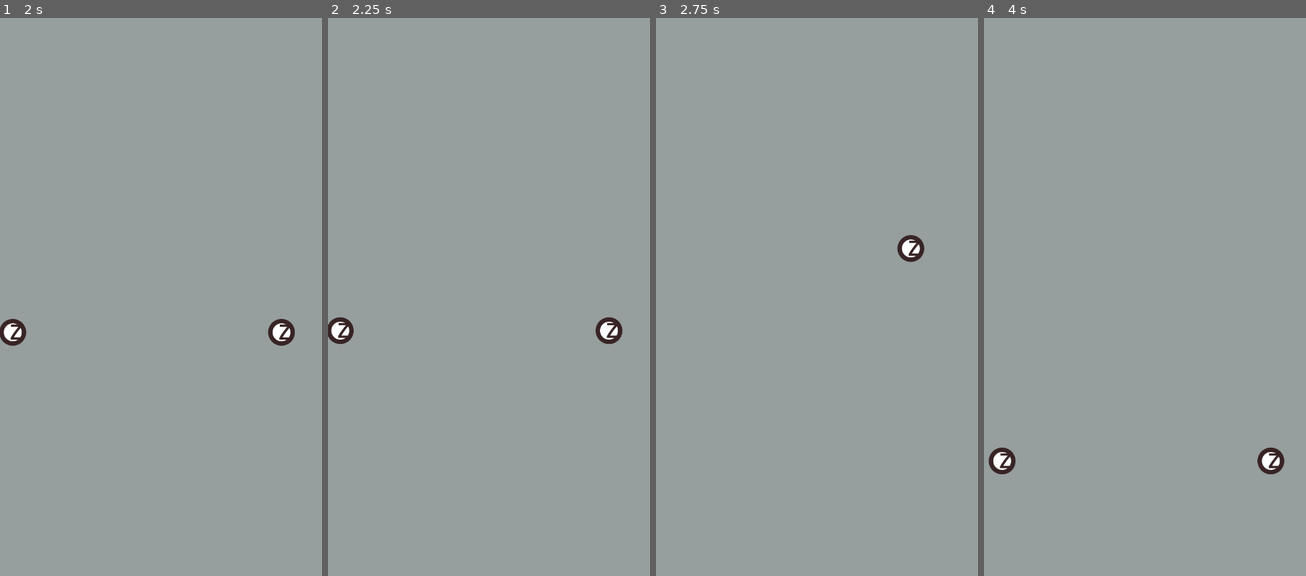
Above: before the commit, frames 1-4 (left to right).
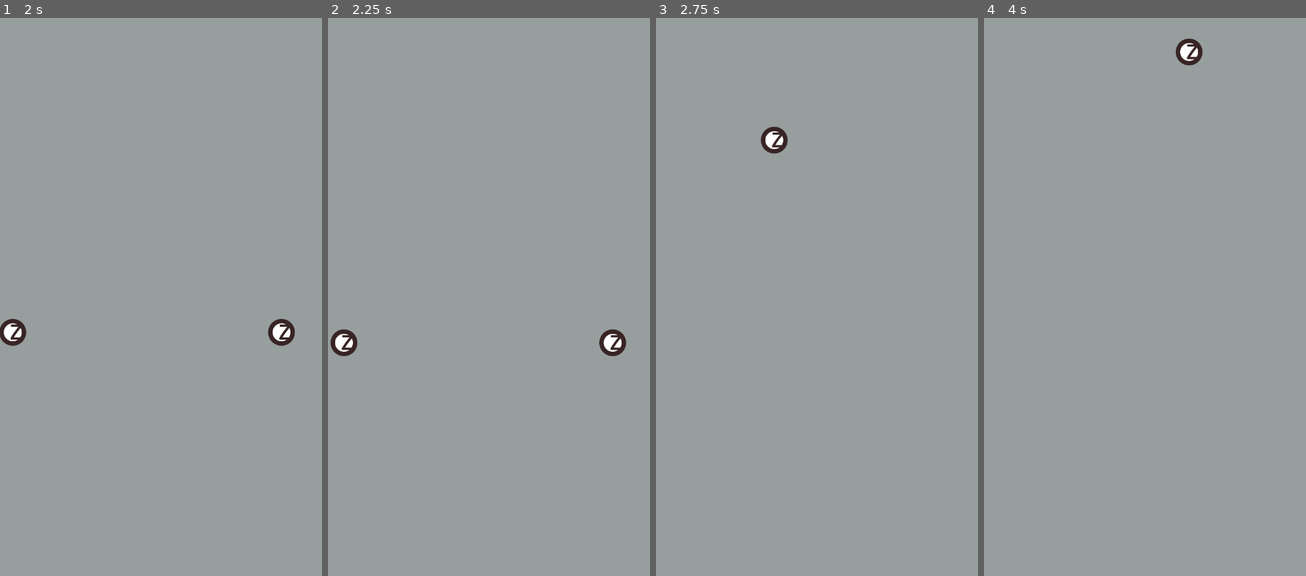
Above: after the commit, the same moments.

Repository: ikhtopod/dotzone-prototype
Game: Godot game, scene res://Maps/MainMenu.tscn
Same seed, same stepped clock (60 frames per second), same inputs: the game is played once before the commit and once after it.
Inputs (mouse positions are in pixels of both pictures, inside the frame that each line leads up to):
- Up to frame 1 (2 s): click "Start" at 0.5 s; tap Enter at 1.25 s; move the mouse to (231, 274) at 1.27 s; click (231, 274) at 1.42 s
- Up to frame 2 (2.25 s): tap Space at 2 s; drag from (424, 330) to (472, 419) at 2.02 s
- Up to frame 3 (2.75 s): no input
- Up to frame 4 (4 s): move the mouse to (1177, 179) at 2.77 s; click (1177, 179) at 2.92 s; drag from (1128, 419) to (1048, 218) at 3.52 s

Frame 1 is identical in both runs. In frame 2, 0.9% of the frame differs, in the area x 0-93%, y 53-61%; in frame 3, 0.6%; in frame 4, 0.9%, in the area x 1-94%, y 3-82%.

Commit message:
inverted movement and changed camera settings

Diff:
--- a/Gameplay/Camera/MainCameraTarget.gd
+++ b/Gameplay/Camera/MainCameraTarget.gd
@@ -6,6 +6,5 @@
 
 func _process(delta):
 	for touch in TouchManager.current_touch.GetOnlyDRAG():
-		position += touch.Relative().Get() * touch.Speed().Get().abs() * pow(delta, 1.8)
-		#touch.ResetParameters()
+		position -= touch.Relative().Get() * touch.Speed().Get().abs() * pow(delta, 1.5)
 		emit_signal("moved")
--- a/Maps/Game.tscn
+++ b/Maps/Game.tscn
@@ -14,6 +14,7 @@
 [node name="MainCamera" type="Camera2D" parent="."]
 current = true
 smoothing_enabled = true
+smoothing_speed = 10.0
 script = ExtResource( 3 )
 
 [node name="Node2DTest" type="Node2D" parent="."]
--- a/project.godot
+++ b/project.godot
@@ -34,7 +34,7 @@
 window/size/fullscreen=true
 window/handheld/orientation="sensor_portrait"
 window/stretch/mode="2d"
-window/stretch/aspect="keep"
+window/stretch/aspect="expand"
 
 [input_devices]
 
